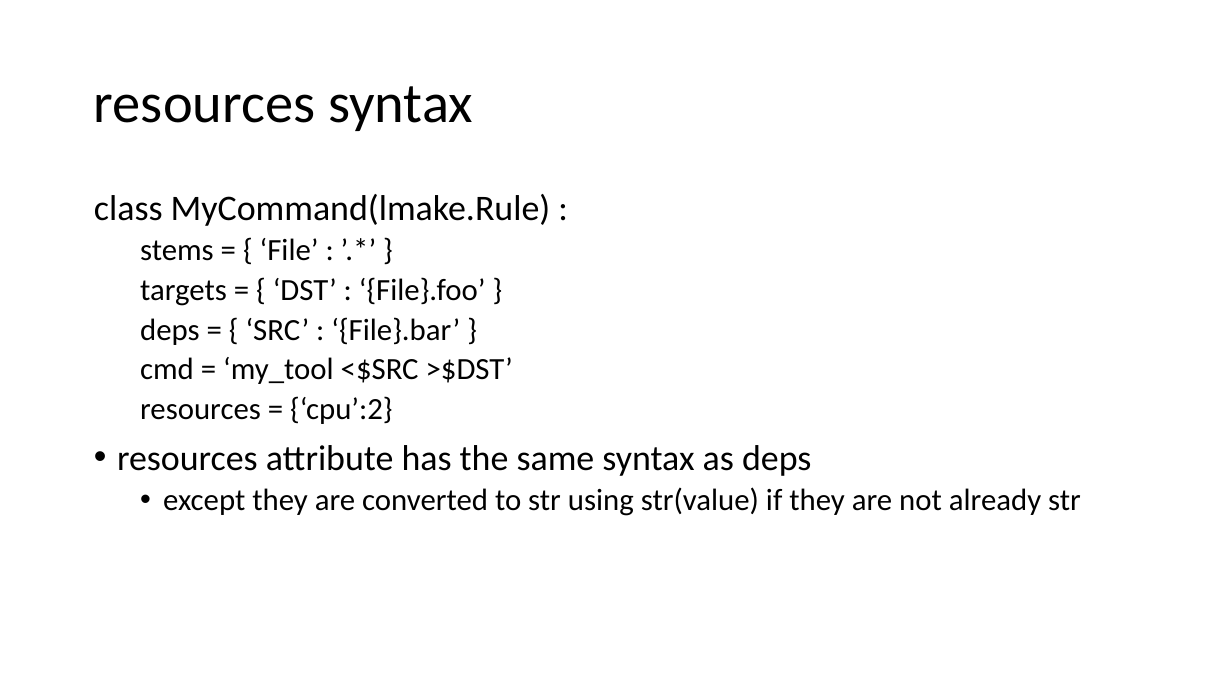
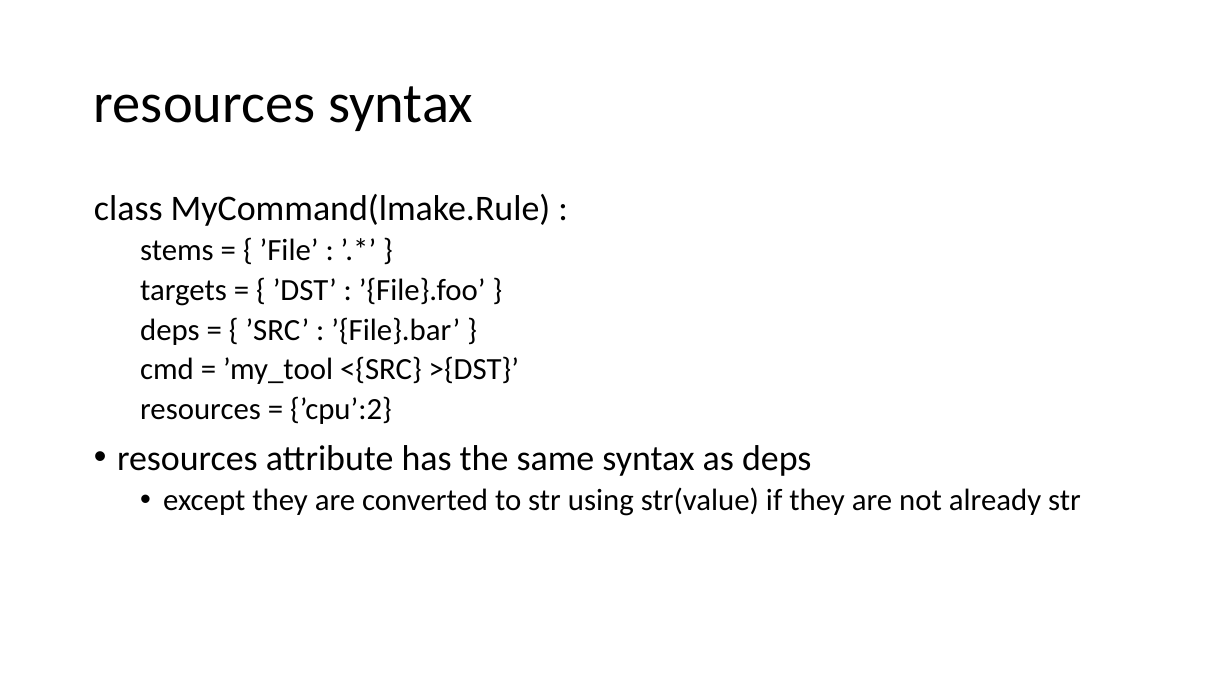
Before and after one commit to cesar-douady/open-lmake, a slide deck: slide 34 of doc/lmake_doc.pptx (slide 36 before the commit). Drawn at 1232x693 pixels with LibreOffice and Linux fonts; fonts in the diff are those of the drawing. Boxes give left, top, right and bottom in pixels: in the first picture for what was removed or moved away, otherwise in the second. Text is boxed around its words. In the diff, an @@ line names an element or a change of style, - is before the commit and + after.

```diff
--- a/doc/lmake_doc.pptx
+++ b/doc/lmake_doc.pptx
@@ text at (x1=140, y1=238, x2=519, y2=424): text changed @@
-  stems = { ‘File’ : ’.*’ }
-  targets = { ‘DST’ : ‘{File}.foo’ }
-  deps = { ‘SRC’ : ‘{File}.bar’ }
-  cmd = ‘my_tool <$SRC >$DST’
-  resources = {‘cpu’:2}
+  stems = { ’File’ : ’.*’ }
+  targets = { ’DST’ : ’{File}.foo’ }
+  deps = { ’SRC’ : ’{File}.bar’ }
+  cmd = ’my_tool <{SRC} >{DST}’
+  resources = {’cpu’:2}
```
Also in this commit, not shown: 16 other slides changed, 5 slides removed, 5 other files.
